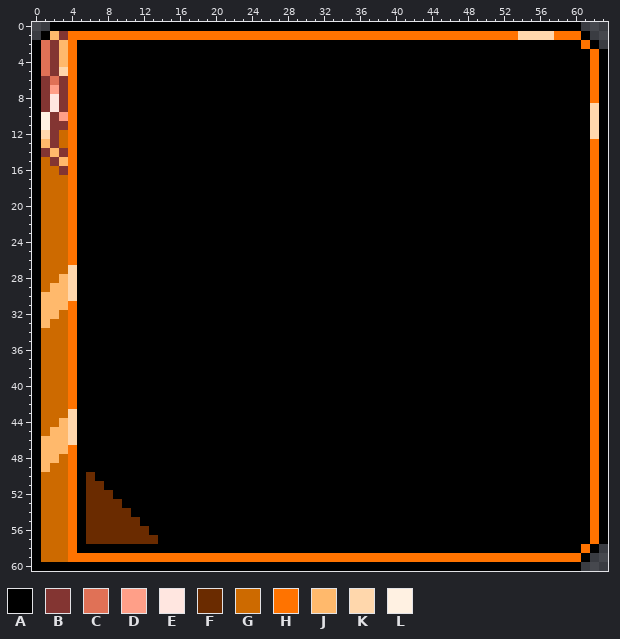
Two versions of one pixel-art file, assets/characters/AsepriteFiles/ReshiramCCMod_character_panel.aseprite. The picture above was drawn from the file before the commit.
64x61 pixels, 1 frame.
Palette (. is transparent): A #000000  B #833532  C #e07156  D #ff9f88  E #ffe6e0  F #6a2b00  G #cd6a00  H #ff7300  J #ffb96c  K #ffd7ac  L #fff1e2
The same view after the edit:
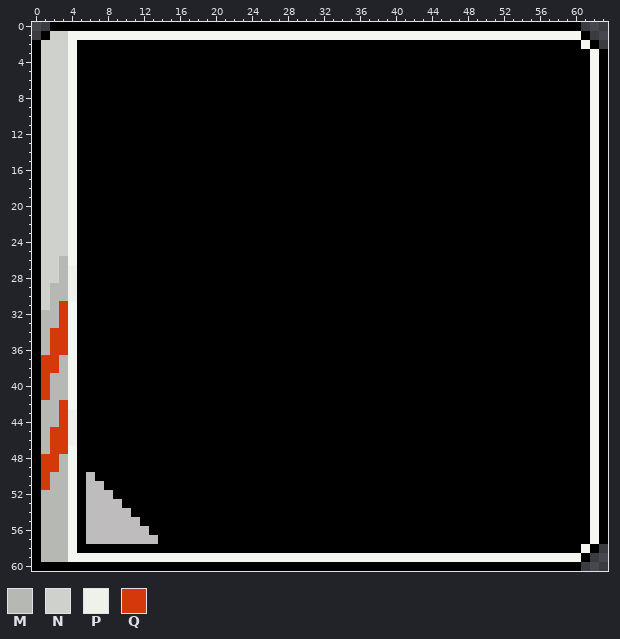
Colours new in this view: M #b6b8b4  N #cfd1cc  P #eff1eb  Q #d4380b
Changes in this commit:
Colour F changes from #6a2b00 to #bebcbc.
Colour H changes from #ff7300 to #f4f7f0.
Colour K becomes colour H in row 1 at x 54 to 57; in rows 9 to 12 at x 62.
Colour G becomes colour M in rows 26 to 27 at x 3; in row 33 at x 2; in rows 34 to 36 at x 1; in rows 37 to 38 at x 3; in rows 39 to 41 at x 2 to 3; in rows 42 to 44 at x 1 to 2.
Colour G becomes colour M in row 45 at x 1; in rows 48 to 49 at x 3; in rows 50 to 51 at x 2 to 3; in rows 52 to 59 at x 1 to 3.
Colour J becomes colour M in row 28 at x 3; in rows 29 to 30 at x 2 to 3; in row 31 at x 2; in row 32 at x 1 to 2; in row 33 at x 1; in rows 46 to 47 at x 1.
Colour B becomes colour N in row 1 at x 3; in rows 2 to 5 at x 2; in rows 6 to 9 at x 1 and 3; in row 10 at x 2; in row 11 at x 2 to 3; in rows 12 to 13 at x 2.
Colour B becomes colour N in row 14 at x 1 and 3; in row 15 at x 2; in row 16 at x 3.
Colour C becomes colour N in rows 2 to 5 at x 1; in row 6 at x 2.
Colour D becomes colour N in row 7 at x 2; in row 10 at x 3.
Colour E becomes colour N in rows 8 to 9 at x 2.
Colour G becomes colour N in rows 12 to 13 at x 3; in row 15 at x 1; in row 16 at x 1 to 2; in rows 17 to 25 at x 1 to 3; in rows 26 to 28 at x 1 to 2; in row 29 at x 1.
Colour J becomes colour N in row 1 at x 2; in rows 2 to 4 at x 3; in row 13 at x 1; in row 14 at x 2; in row 15 at x 3; in rows 30 to 31 at x 1.
Colour K becomes colour N in row 5 at x 3; in row 12 at x 1.
Colour L becomes colour N in rows 10 to 11 at x 1.
Colour K becomes colour P in rows 27 to 30 at x 4; in rows 43 to 46 at x 4.
Colour G becomes colour Q in rows 32 to 33 at x 3; in rows 34 to 36 at x 2 to 3; in rows 37 to 38 at x 1 to 2; in rows 39 to 41 at x 1; in rows 42 to 43 at x 3; in row 49 at x 2.
Colour G becomes colour Q in rows 50 to 51 at x 1.
Colour J becomes colour Q in row 31 at x 3; in row 44 at x 3; in rows 45 to 47 at x 2 to 3; in row 48 at x 1 to 2; in row 49 at x 1.
